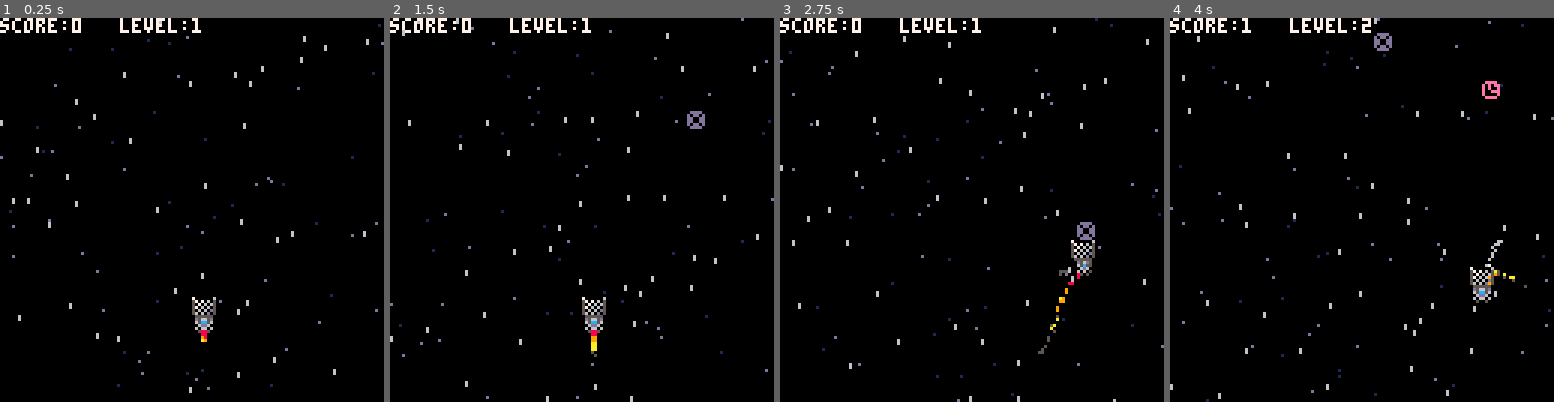
Above: before the commit, frames 1-4 (left to right).
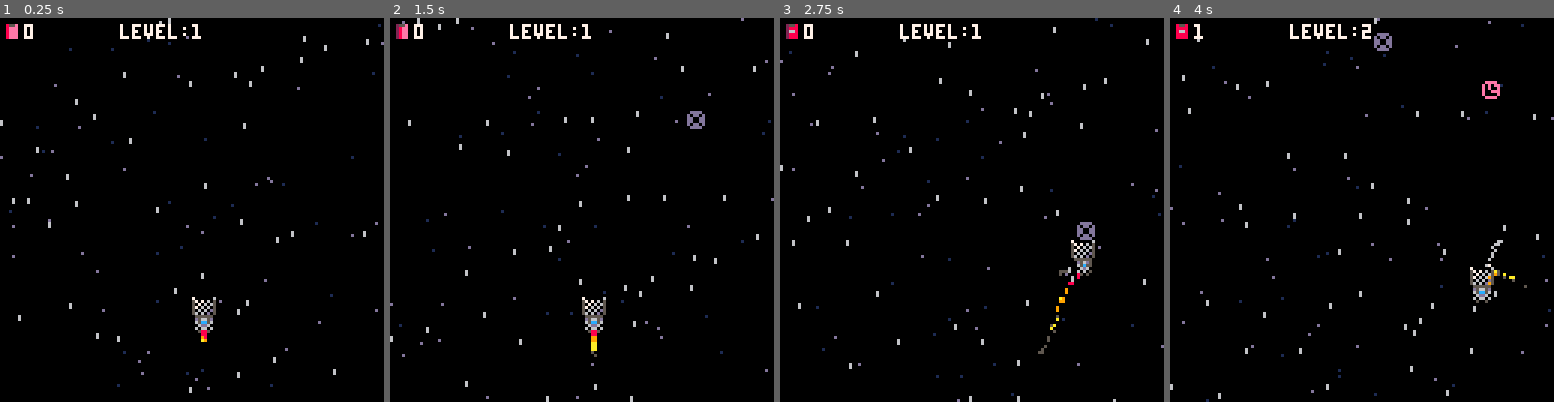
Above: after the commit, the same moments.

Repository: jacobneal65/drop-p8
Game: PICO-8 cartridge drop.p8
The game is run twice, just before and just after one commit, with the same random seed, the same clock (stepped at 60 frames per second) and the same inputs.
Inputs:
- Up to frame 1 (0.25 s): no input
- Up to frame 2 (1.5 s): no input
- Up to frame 3 (2.75 s): hold Right 1.6-2.1 s; hold Up 2.15-2.42 s; hold Right from 2.47 s (still down)
- Up to frame 4 (4 s): release Right at 3.03 s; hold Left 3.08-3.58 s; hold Down 3.63-3.97 s

The runs differ from the first frame. In frame 1, 0.8% of the frame differs, in the area x 0-53%, y 0-6%; in frame 2, 0.8%; in frame 3, 0.8%; in frame 4, 0.8%.

Commit message:
added starfield

Diff:
--- a/drop.p8
+++ b/drop.p8
@@ -33,7 +33,7 @@
 	frict=0.90
 	level=1
 	pt=0
-
+	t=0
 	--stars
 	starx={}
 	stary={}
@@ -44,6 +44,13 @@
 		add(starspd,rnd(1.5)+0.5)
 	end
 
+	--spinning score
+	sss=22
+	ssl=9
+	ss_ani={}
+	for i=0,ssl do
+		add(ss_ani,sss+i)
+	end
 
  load_fruit()
 end
@@ -63,6 +70,7 @@
 end
 
 function _update()
+t+=1
 	update_fx()
 	--plyr friction
 	p_dx*=frict
@@ -153,8 +161,9 @@
 		spr(fruit.sprite,fruit.x,fruit.y)
 	end
 
-	print("score:"..pt,0,0,7)
-	print("level:"..level,40,0,7)
+	spr(get_frame(ss_ani,2),0,0)
+	print(pt,8,2,7)
+	print("level:"..level,40,2,7)
 end
 -->8
 --particles
@@ -270,6 +279,11 @@
 		stary[i]=sy
 	end
 end
+-->8
+--get frame
+function get_frame(ani,spd)
+ return ani[flr(t/spd)%#ani+1]
+end
 __gfx__
 00000000000000000d5665d005d65d0000d56d50000000000000000000000000000000000d0000d0000000000000000000000000000000000000000000000000
 0000000070000006065cc560055c56000065c5500000000000000000000000000000000005600650000000000000000000000000000000000000000000000000
